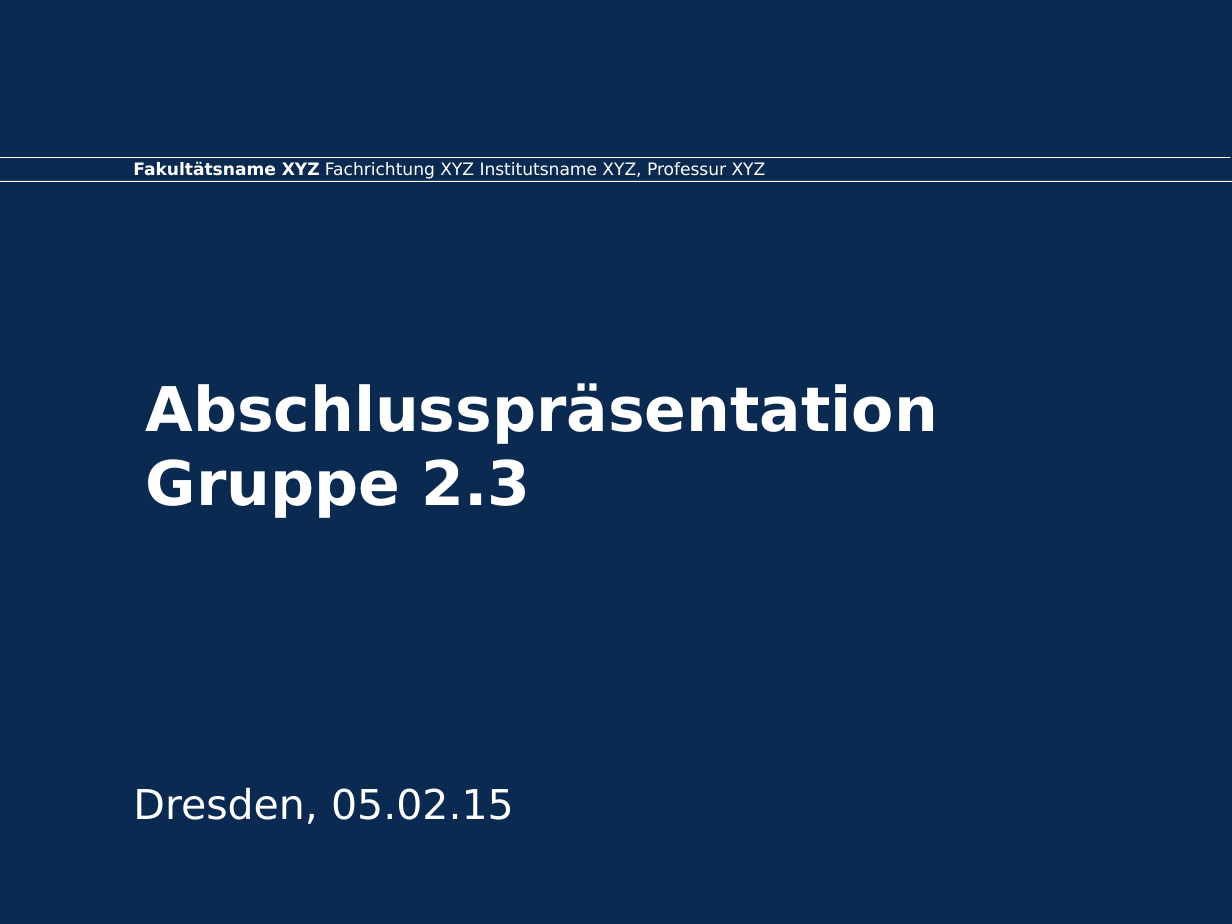
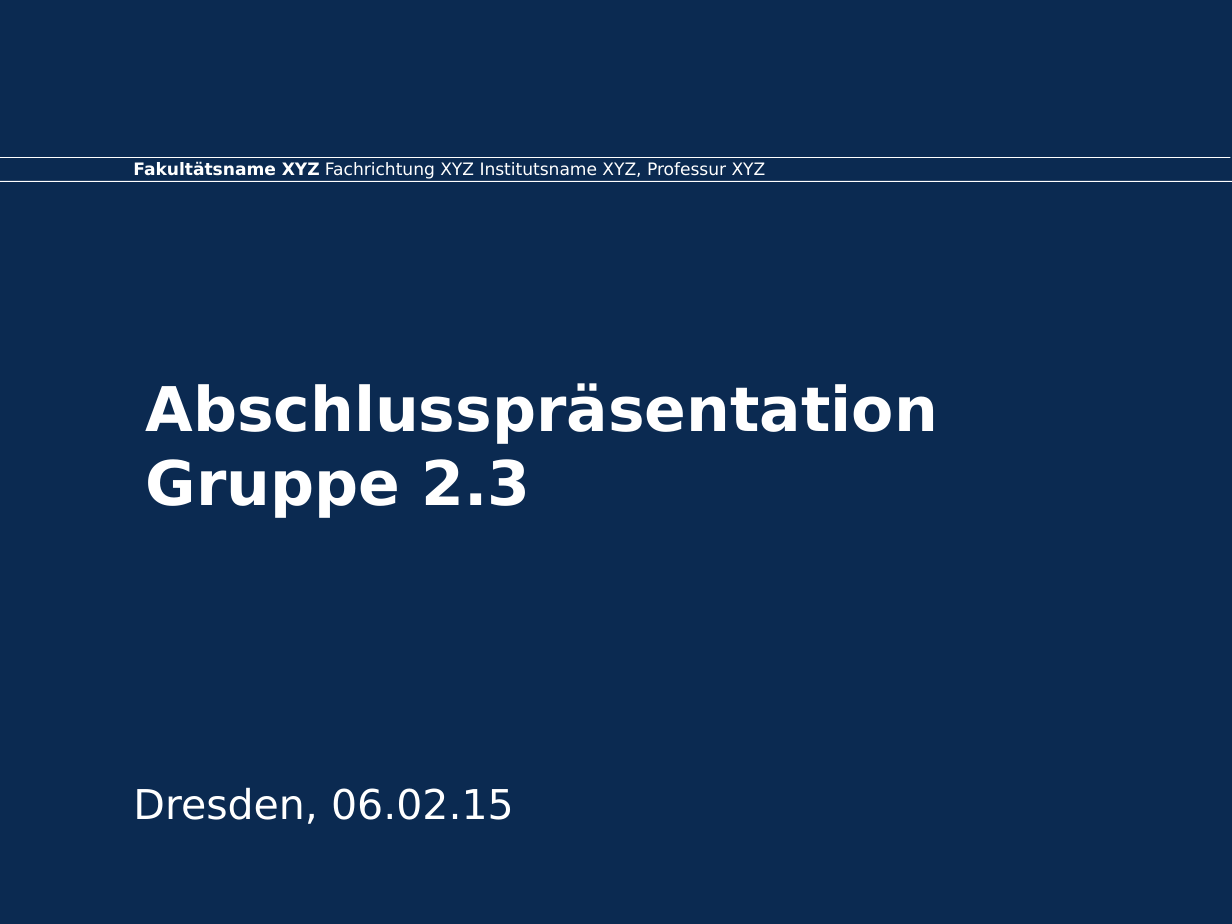
Before and after one commit to genericFJS/r43ples-visualisation, a slide deck: slide 1 of abschluss.odp. Drawn at 1232x924 pixels with LibreOffice and Linux fonts; fonts in the diff are those of the drawing; background and template pictures are left out. Boxes give left, top, right and bottom in pixels: in the first picture for what was removed or moved away, otherwise in the second. Text is boxed around its words. In the diff, an @@ line names an element or a change of style, - is before the commit and + after.

```diff
--- a/abschluss.odp
+++ b/abschluss.odp
@@ subtitle at (x1=133, y1=787, x2=514, y2=824): text changed @@
-Dresden, 05.02.15
+Dresden, 06.02.15
```
Also in this commit, not shown: 3 slides added, 1 other file.
